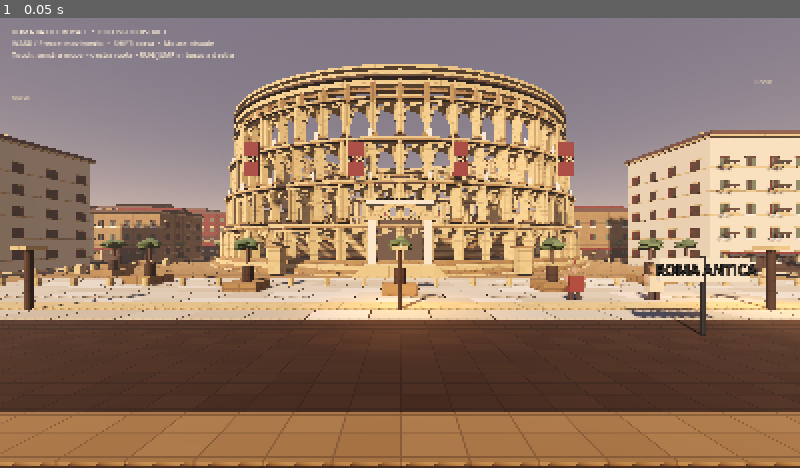
Above: before the commit, frame 1.
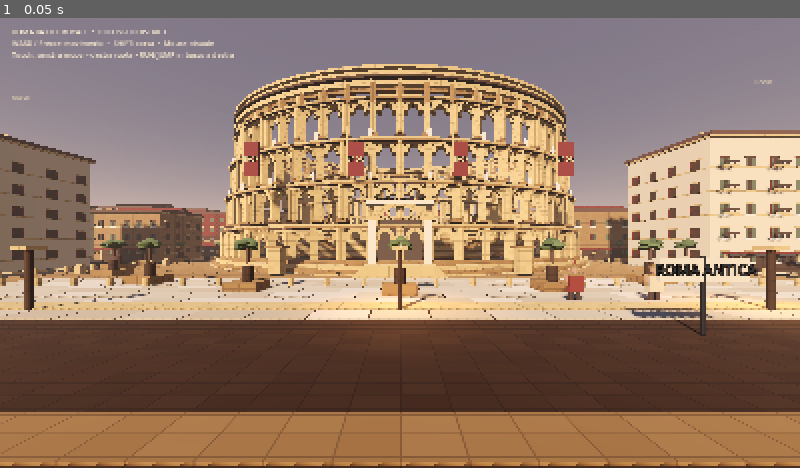
Above: after the commit, the same moment.

Repository: romabattleroyale/Roma-BRT
Game: Godot game, scene res://main.tscn
Two runs of this game, one before a commit and one after it. Both use one fixed random seed, a clock stepped at 60 frames per second and the inputs below.
Inputs:
- Up to frame 1 (0.05 s): no input

The runs differ from the first frame. In frame 1, 1.8% of the frame differs, in the area x 28-72%, y 18-52%.

Commit message:
Rebuild facade arcade arches with consistent semicircular voussoirs

Diff:
--- a/quality_lab/main.gd
+++ b/quality_lab/main.gd
@@ -303,24 +303,23 @@
 				win.rotation.y = a + PI * 0.5
 				var lintel := _box(col, Vector3(0.2, 0.16, 1.15), p + Vector3(0, 0.98, 0), trim)
 				lintel.rotation.y = a + PI * 0.5
-		# five voussoirs over each opening form a readable Roman arcade rhythm
+		# Semicircular arch voussoirs: keep the opening clear and build the curve from discrete stone blocks.
 		for bay in range(SEGMENTS):
 			var a0 := TAU * float(bay) / SEGMENTS
 			var a1 := TAU * float(bay + 1) / SEGMENTS
 			var mid_a := (a0 + a1) * 0.5
 			var tangent_arch := Vector3(-sin(mid_a), 0, cos(mid_a))
-			for stone_idx in range(7):
-				var theta := PI - PI * float(stone_idx) / 6.0
-				var arc_pos := Vector3(cos(mid_a) * rx, y + 2.55 + sin(theta) * 1.30, sin(mid_a) * rz) + tangent_arch * (cos(theta) * 1.30)
-				var voussoir := _box(col, Vector3(0.58, 0.42, 1.42), arc_pos, trim)
+			for stone_idx in range(9):
+				var theta := PI * float(stone_idx) / 8.0
+				var arc_pos := Vector3(cos(mid_a) * rx, y + 3.20 + sin(theta) * 0.92, sin(mid_a) * rz) + tangent_arch * (cos(theta) * 0.92)
+				var voussoir := _box(col, Vector3(0.52, 0.40, 1.38), arc_pos, trim)
 				voussoir.rotation.y = mid_a + PI * 0.5
-				voussoir.rotate_object_local(Vector3(1, 0, 0), theta - PI * 0.5)
-			# Projecting keystone and fine inner archivolt give each arch a stronger silhouette.
-			var crown_pos := Vector3(cos(mid_a) * rx, y + 3.88, sin(mid_a) * rz)
-			var keystone := _box(col, Vector3(0.72, 0.68, 1.54), crown_pos, trim)
+			# A single projecting keystone crowns the arch without closing its aperture.
+			var crown_pos := Vector3(cos(mid_a) * rx, y + 4.14, sin(mid_a) * rz)
+			var keystone := _box(col, Vector3(0.64, 0.48, 1.48), crown_pos, trim)
 			keystone.rotation.y = mid_a + PI * 0.5
-			var inner_crown := Vector3(cos(mid_a) * (rx - 0.10), y + 3.76, sin(mid_a) * (rz - 0.10))
-			var crown_shadow := _box(col, Vector3(0.16, 0.20, 1.22), inner_crown, shadow_stone)
+			var inner_crown := Vector3(cos(mid_a) * (rx - 0.12), y + 3.98, sin(mid_a) * (rz - 0.12))
+			var crown_shadow := _box(col, Vector3(0.14, 0.18, 1.16), inner_crown, shadow_stone)
 			crown_shadow.rotation.y = mid_a + PI * 0.5
 		# Continuous projecting stringcourse with small dentils below each tier.
 		_elliptical_ring(col, rx + 0.55, rz + 0.55, 0.22, y + 4.42, stone)
